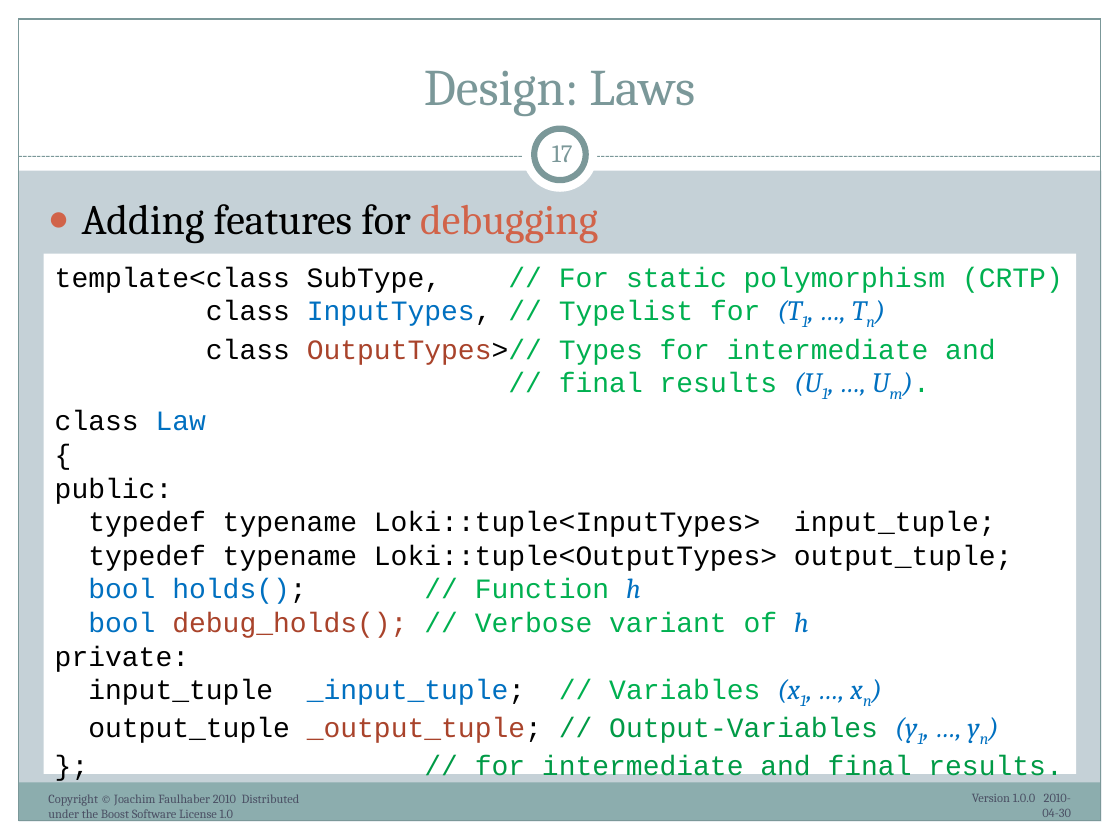
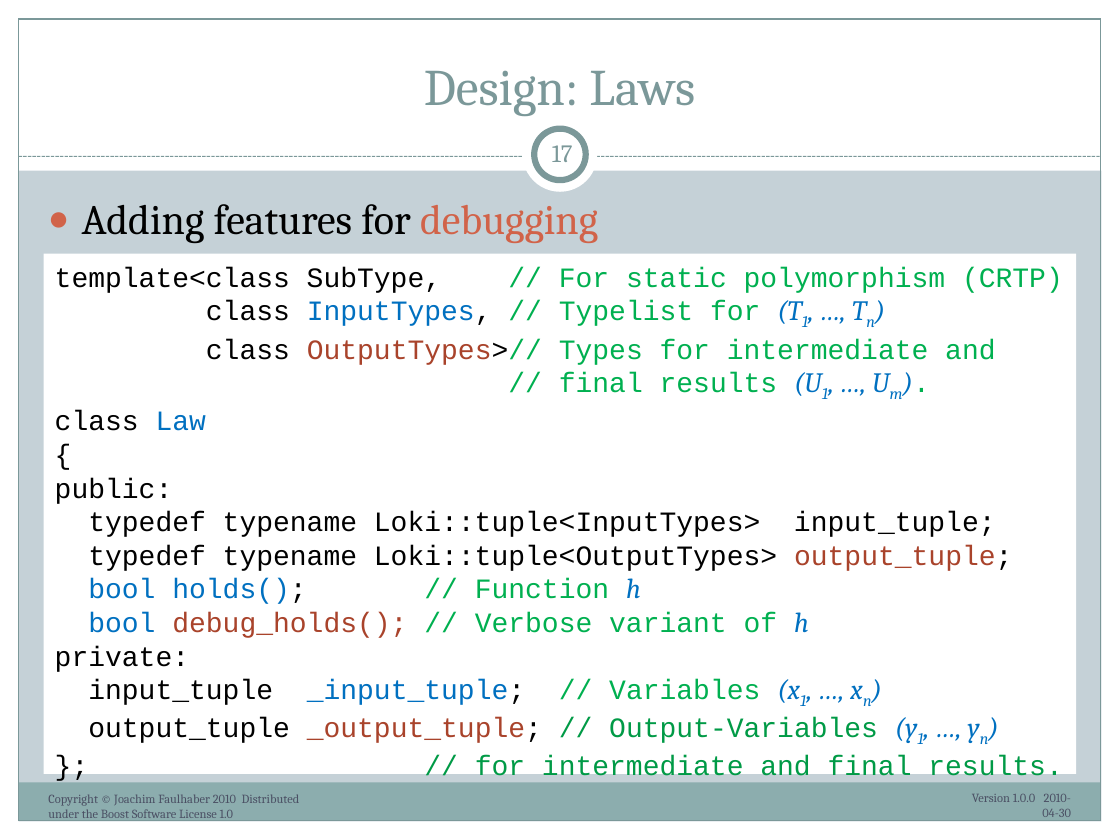
Before and after one commit to ryppl/boost-history, a slide deck: slide 17 of itl/libs/validate/doc/boostcon2010/BoostAlabaster.pptx. Drawn at 1120x840 pixels with LibreOffice and Linux fonts; fonts in the diff are those of the drawing. Boxes give left, top, right and bottom in pixels: in the first picture for what was removed or moved away, otherwise in the second. Text is boxed around its words. In the diff, an @@ line names an element or a change of style, - is before the commit and + after.

```diff
--- a/itl/libs/validate/doc/boostcon2010/BoostAlabaster.pptx
+++ b/itl/libs/validate/doc/boostcon2010/BoostAlabaster.pptx
@@ text in rectangle at <box>88,545,1012,571</box>: text colour #000000 to #A9432B in "output_tuple;" @@
```
Also in this commit, not shown: 11 other slides changed.
